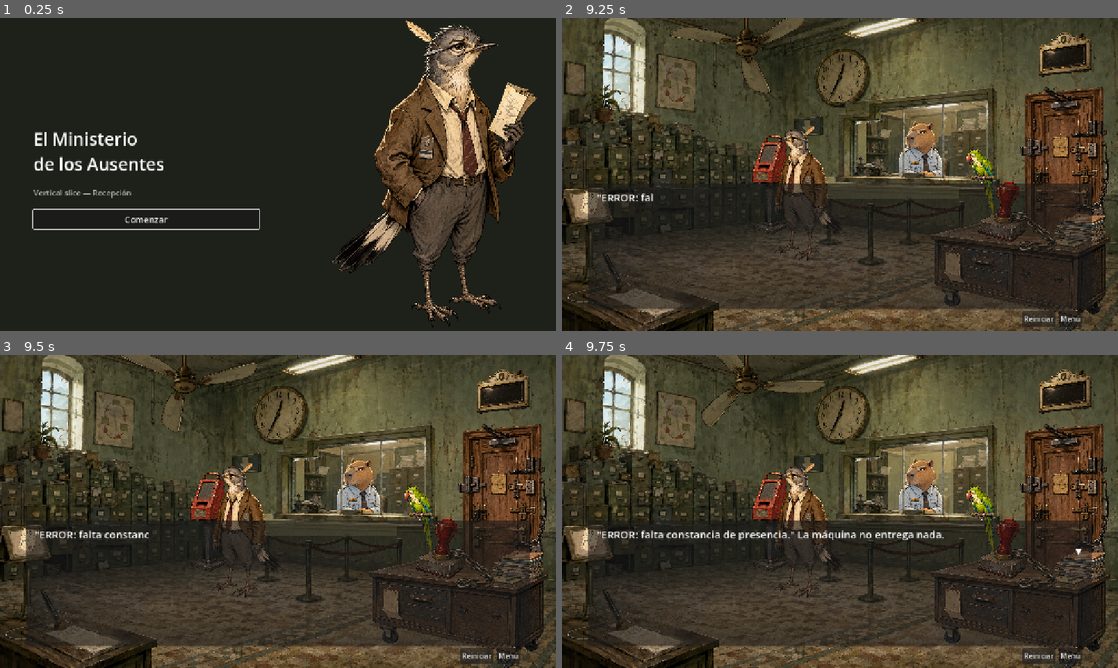
Above: before the commit, frames 1-4 (two rows, left to right).
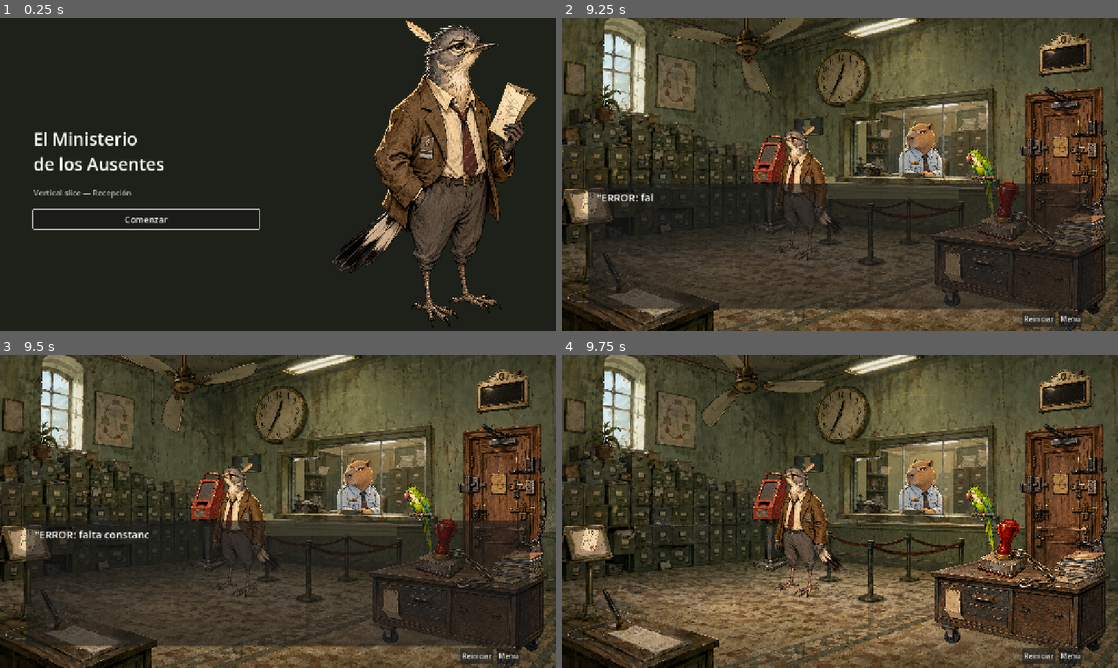
Above: after the commit, the same moments.

Repository: jotaemeefe/nicanor_game
Game: Godot game, scene res://scenes/main_menu/main_menu.tscn
Same seed, same stepped clock (60 frames per second), same inputs: the game is played once before the commit and once after it. Video files are missing from this copy of the repository; at most half a second of black plays in their place.
Inputs (mouse positions are in pixels of both pictures, inside the frame that each line leads up to):
- Up to frame 1 (0.25 s): no input
- Up to frame 2 (9.25 s): click "Comenzar" at 0.5 s; click "Reiniciar" at 1.25 s; click "Reiniciar" at 2 s; click "Reiniciar" at 2.75 s; click "Menú" at 3.5 s; click "Comenzar" at 4.25 s; click "Menú" at 5 s; click "Comenzar" at 5.75 s; click "Menú" at 6.5 s; tap Enter at 7.25 s; move the mouse to (962, 158) at 7.27 s; click (962, 158) at 7.42 s; move the mouse to (773, 183) at 8.02 s; click (773, 183) at 8.17 s; move the mouse to (884, 187) at 8.77 s; click (884, 187) at 8.92 s
- Up to frame 3 (9.5 s): no input
- Up to frame 4 (9.75 s): move the mouse to (923, 483) at 9.52 s; click (923, 483) at 9.67 s

Frames 1-3 are identical in both runs. In frame 4, 24% of the frame differs, in the area x 4-96%, y 52-94%.

Commit message:
Let a click on the character you are talking to advance the dialogue
Reported as "the last message repeats several times" while talking to the
Recepcionista. The cause: Hotspot._on_input_event emits and calls
set_input_as_handled() on every left click over its box, and the controller
dropped the interaction when the dialogue box was visible. Because the event
was already marked handled, _unhandled_input - which is what forwards clicks
to the box - never saw it. So while a line was on screen, clicking the
character you were talking to did nothing at all; you had to move the cursor
off them to advance. That reads first as the game ignoring you, and then as
the message repeating once a later click reopens the same branch.

Two changes. A click over a hotspot with the box open is now forwarded to
the box, so it advances like a click anywhere else (right click still just
does nothing during a line). And a 350ms grace period after the box closes,
during which a hotspot click will not start a new conversation: the click
that dismisses the last line and a reflex second click are indistinguishable
in intent, and replaying the same branch looks like the box never closed.
350ms is shorter than a deliberate re-click.

Five new checks in puzzle_flow_test, verified the other way round: with the
first change reverted, four of them fail.

Co-Authored-By: Claude Opus 5 <noreply@anthropic.com>

Diff:
--- a/game/scripts/office_scene_controller.gd
+++ b/game/scripts/office_scene_controller.gd
@@ -54,7 +54,15 @@
 var _final_data: Dictionary = {}
 var _machine_data: Dictionary = {}
 
+## A hotspot click landing this soon after a conversation ended does not start a
+## new one. The click that dismisses the last line and a reflex second click on
+## the same character are indistinguishable in intent, and replaying the very
+## same branch looks like the box never closed — reported as "the last message
+## repeats several times". Short enough that a deliberate re-click still works.
+const REOPEN_GRACE_MSEC: int = 350
+
 var _busy: bool = false
+var _dialogue_closed_at_msec: int = -REOPEN_GRACE_MSEC
 var _line_queue: Array = []
 var _on_queue_done: Callable = Callable()
 var _pending_choice_options: Array = []
@@ -163,13 +171,27 @@
 # --- Hotspot click routing ----------------------------------------------
 
 func _on_hotspot_observed(hotspot: Hotspot) -> void:
+	if _dialogue_box.visible:
+		return
 	_start_interaction(hotspot, true)
 
+## A click over a hotspot is consumed by its Area2D (which marks the input as
+## handled) before _unhandled_input can route it to the dialogue box, so while a
+## line is on screen the click has to be forwarded from here. Without this,
+## clicking the character you are talking to does nothing at all: the player has
+## to move the cursor off them to advance, which reads as the game ignoring the
+## click — and then as the same line repeating, once a later click reopens the
+## same conversation.
 func _on_hotspot_interacted(hotspot: Hotspot) -> void:
+	if _dialogue_box.visible:
+		_dialogue_box.handle_click()
+		return
 	_start_interaction(hotspot, false)
 
 func _start_interaction(hotspot: Hotspot, is_observe: bool) -> void:
-	if _busy or _dialogue_box.visible or GameState.current == GameState.State.ESCENA_TERMINADA:
+	if _busy or _dialogue_box.visible or _dialogue_just_closed():
+		return
+	if GameState.current == GameState.State.ESCENA_TERMINADA:
 		return
 	_busy = true
 	_nicanor.walk_to(hotspot.approach_global_position())
@@ -276,6 +298,9 @@
 
 # --- Generic line/choice queue ------------------------------------------
 
+func _dialogue_just_closed() -> bool:
+	return Time.get_ticks_msec() - _dialogue_closed_at_msec < REOPEN_GRACE_MSEC
+
 func _play_lines(lines: Array, on_done: Callable = Callable()) -> void:
 	_line_queue = lines.duplicate()
 	_on_queue_done = on_done
@@ -284,6 +309,7 @@
 func _advance_queue() -> void:
 	if _line_queue.is_empty():
 		_dialogue_box.close()
+		_dialogue_closed_at_msec = Time.get_ticks_msec()
 		_set_speaker_idle_all()
 		if _on_queue_done.is_valid():
 			var done := _on_queue_done
--- a/game/tests/puzzle_flow_test.gd
+++ b/game/tests/puzzle_flow_test.gd
@@ -24,6 +24,7 @@
 	_check_state_text("res://data/dialogues/loro.json", "idle_by_state")
 	_check_final_dialogue()
 	await _check_formulario_disappears()
+	await _check_dialogue_click_routing()
 
 	if _failures.is_empty():
 		print("PUZZLE FLOW TEST: OK — %d checks passed, no failures." % _pass_count)
@@ -38,6 +39,45 @@
 		_pass_count += 1
 	else:
 		_failures.append(message)
+
+## A hotspot's Area2D marks a click as handled before _unhandled_input can hand
+## it to the dialogue box, so a click on the character you are talking to used
+## to do nothing at all — the player had to move the cursor off them to advance.
+## Also checks the grace period that stops the click after the last line, or a
+## reflex second one, from immediately replaying the same conversation.
+func _check_dialogue_click_routing() -> void:
+	GameState.reset()
+	var office: Node2D = load("res://scenes/office/oficina_recepcion.tscn").instantiate()
+	add_child(office)
+	await get_tree().process_frame
+
+	var box: DialogueBox = office.get_node("UI/DialogueBox")
+	var loro: Hotspot = office.get_node("World/Hotspots/LoroAnchor/Loro")
+
+	office._play_lines(["uno", "dos"])
+	await get_tree().process_frame
+	_expect(box.visible and box._full_text == "uno", "the first line should be on screen")
+
+	# first click completes the typewriter, second one advances
+	office._on_hotspot_interacted(loro)
+	_expect(box._full_text == "uno" and not box._revealing,
+		"a click over a hotspot should complete the reveal, not be swallowed")
+	office._on_hotspot_interacted(loro)
+	await get_tree().process_frame
+	_expect(box.visible and box._full_text == "dos",
+		"a second click over a hotspot should advance to the next line")
+
+	office._on_hotspot_interacted(loro)
+	office._on_hotspot_interacted(loro)
+	await get_tree().process_frame
+	_expect(not box.visible, "the box should close after the last line")
+
+	# the reflex click right after it closes must not replay the same branch
+	office._on_hotspot_interacted(loro)
+	await get_tree().process_frame
+	_expect(not box.visible, "a click inside the grace period should not reopen the dialogue")
+
+	office.queue_free()
 
 ## Nicanor takes the form with him once he fills it in, so it has to leave the
 ## desk — and it has to come back on Reiniciar, since the scene is reset by
Not shown, changed: production/decisions.md
